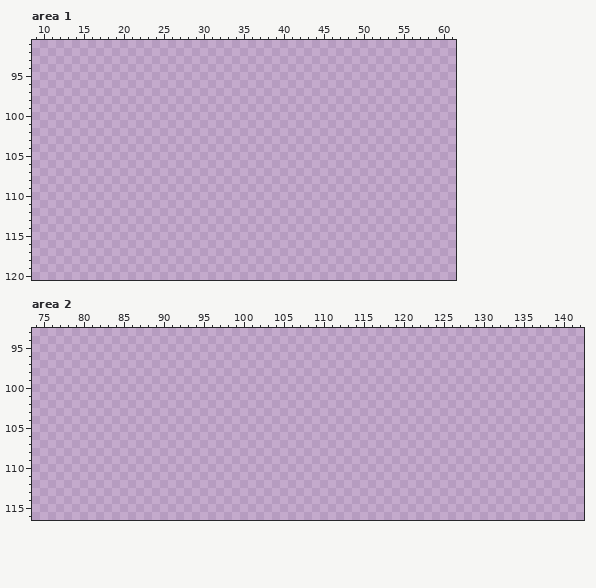
Pixel-art file, stored at Assets/WorldObjects/Containers.aseprite. Above is the file before it was changed.
188x127 pixels, 1 frame. Colours within 5 levels of each other are drawn and written as one. Shown: area 1: x 9..61, y 91..120; area 2: x 74..142, y 93..116.
The same view after the edit:
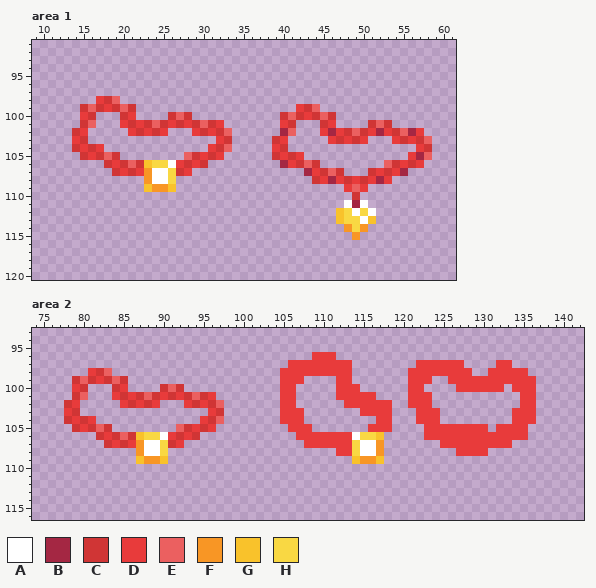
Palette (. is transparent): A #ffffff  B #a42743  C #d03535  D #e83b3b  E #eb6060  F #f89625  G #f9c22b  H #f9d843
The exact change:
Changed rows in their new state; - is an unchanged pixel.
Area 1:
first column x 14:
 98 ---DCE---------------------------------------
 99 -CECDCEC--------------------DCE--------------
100 -DC---CD----CEC-----------CECDCEC------------
101 -CE---DCDCECDCDCECD-------DC---CD----CEC-----
102 CD-----DCDCD---DCDCE------BE---DBDCECDBDCEBD-
103 DC----------------DC-----CD-----DCDCD---DCDCE
104 CDCD-------------DCE-----DC----------------DC
105 -CDCEC--------ECDCD------CDCD-------------DBE
106 ----CDCECGHHADCDC---------BDCEC--------ECDCD-
107 -----CDCDFAAHCD--------------BDCEC---CDCDB---
108 ---------FAAH-----------------CDBDCDCDBD-----
109 ---------GFFG---------------------DED--------
110 -----------------------------------C---------
111 ----------------------------------ABA--------
112 ---------------------------------GHAHA-------
113 ---------------------------------GHHAG-------
114 ----------------------------------FHF--------
115 -----------------------------------F---------
Area 2:
first column x 78:
 96 -------------------------------DDD-------------------------
 97 ----------------------------DDDDDDDD--------DDDDDD----DD---
 98 ---DCE---------------------DDDDDDDDD-------DDDDDDDD--DDDDD-
 99 -CECDCEC-------------------DDD----DD-------DDD--DDDDDDDDDDD
100 -DC---CD----CEC------------DD-----DDD------DD----DDDDDD-DDD
101 -CE---DCDCECDCDCECD--------DD-----DDDDD----DDD-----------DD
102 CD-----DCDCD---DCDCE-------DD------DDDDDD--DDD-----------DD
103 DC----------------DC-------DDD-------DDDD---DDD---------DDD
104 CDCD-------------DCE-------DDD---------DD---DDD---------DDD
105 -CDCEC--------ECDCD---------DDD-------DDD----DDDDDDDD-DDDD-
106 ----CDCECGHHADCDC------------DDDDDDDAHHG-----DDDDDDDDDDDDD-
107 -----CDCDFAAHCD---------------DDDDDDHAAF-------DDDDDDDDD---
108 ---------FAAH---------------------DDHAAF---------DDDD------
109 ---------GFFG-----------------------GFFG-------------------
